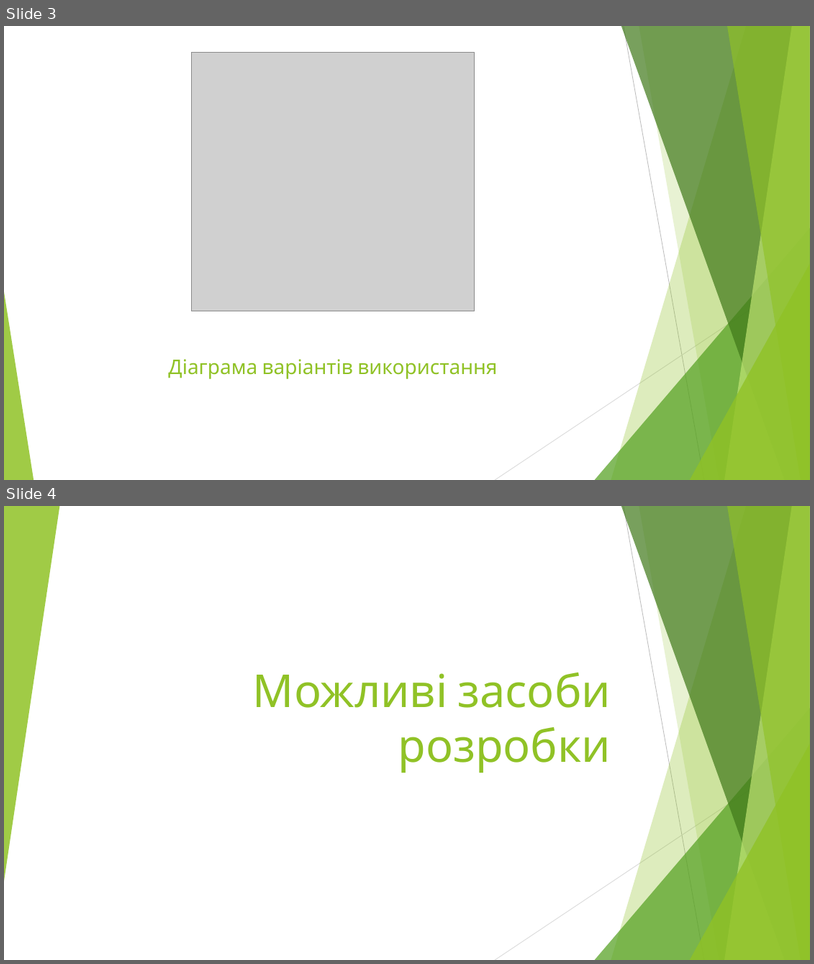
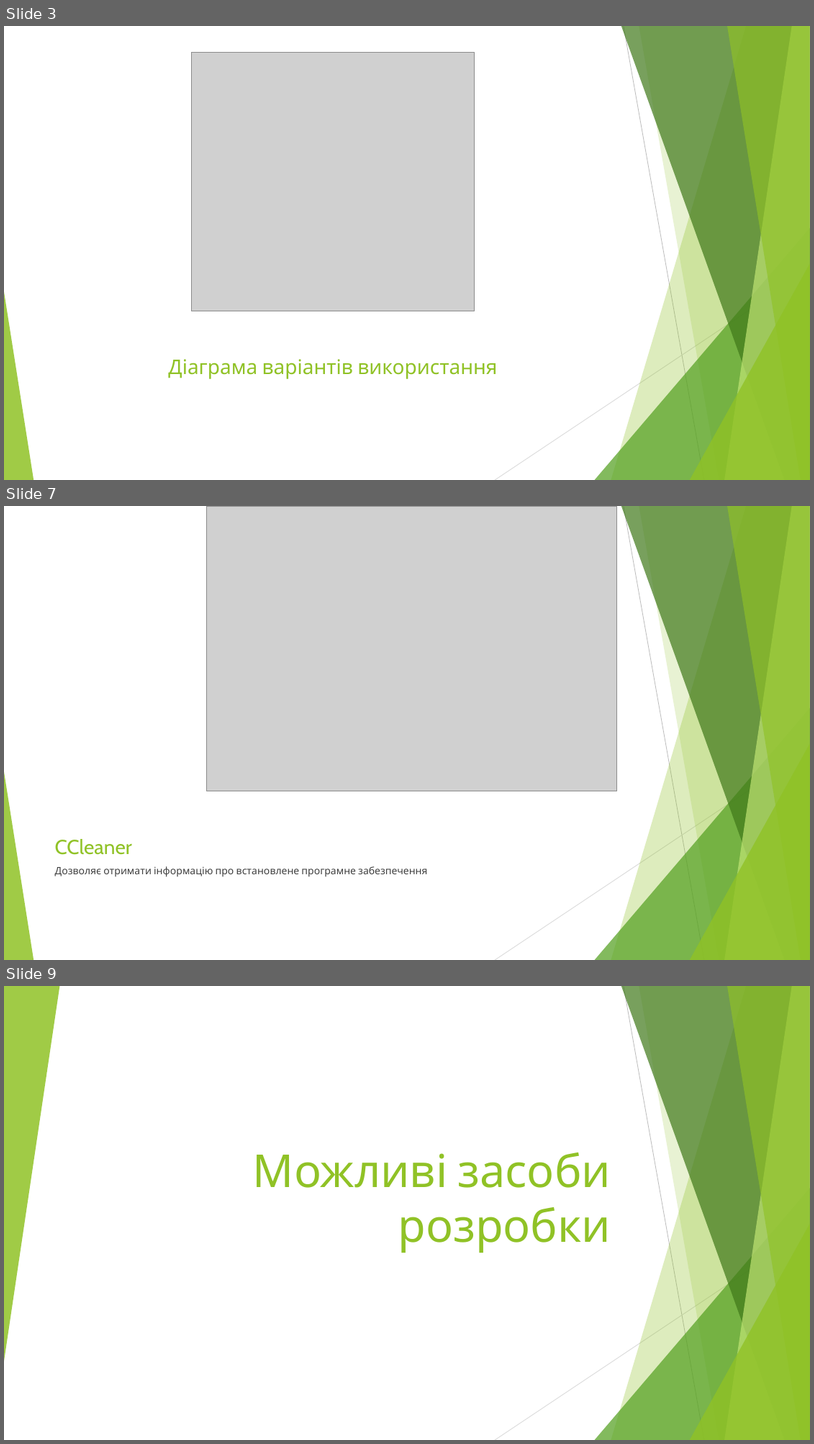
Before and after one commit to BohdanRozov/Boida27, a slide deck: Курсова робота на тему.pptx. Shown one above the other, each under a label of ours: slides 3 and 4 before the commit, slides 3, 7 and 9 after it; the slides between them are not shown. The pictures are 814x964 and 814x1444 pixels, drawn with LibreOffice and Linux fonts; fonts in the diff are those of the drawing; grey boxes stand for pictures. Boxes give left, top, right and bottom in pixels: in the first picture for what was removed or moved away, otherwise in the second. Text is boxed around its words. In the diff, an @@ line names an element or a change of style, - is before the commit and + after.

```diff
--- a/Курсова робота на тему.pptx
+++ b/Курсова робота на тему.pptx
@@ slide 7 added at [4,506,810,960], background #FFFFFF; not listed: 10 template elements that a slide beside it also shows @@
@@ picture added at [206,506,617,791] @@
@@ title added at [55,839,132,854], 24 pt, text #90C226 @@
+CCleaner
@@ text added at [55,866,427,877], 12 pt, text #404040 @@
+Дозволяє отримати інформацію про встановлене програмне забезпечення
@@ what was slide 4 is now slide 9 @@
```
Also in this commit, not shown: 1 slide changed, 11 other slides added, 4 other files.
